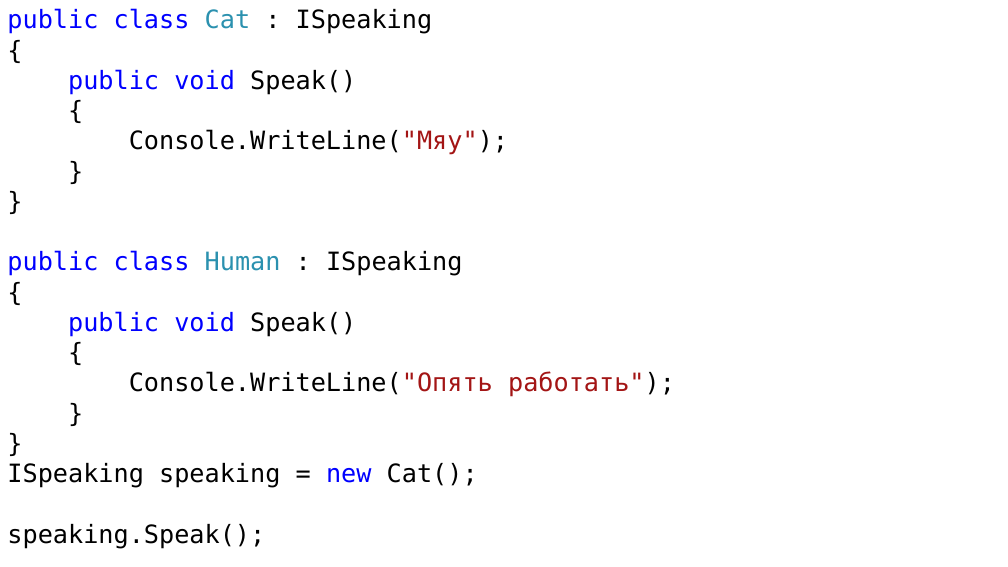
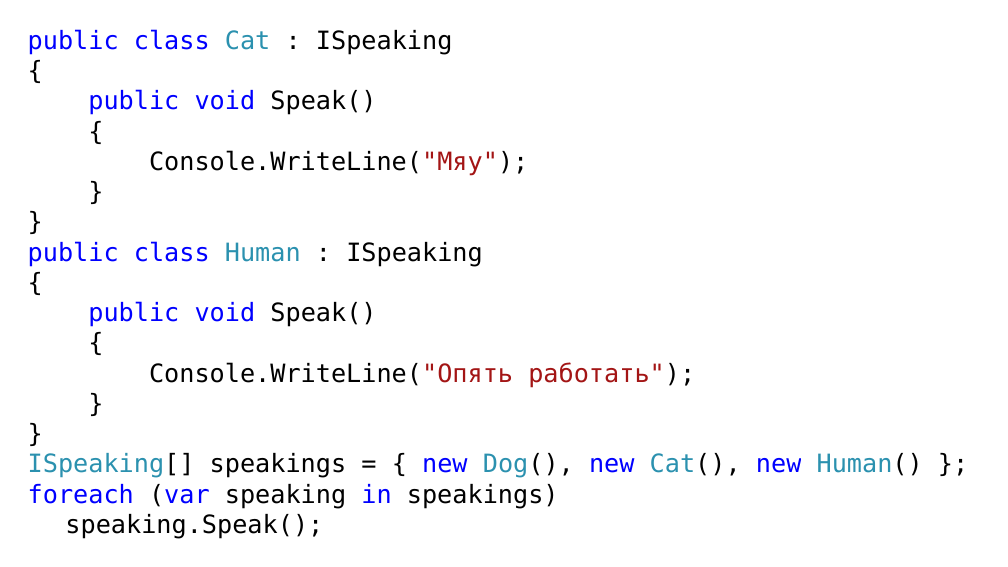
Before and after one commit to DaniilKlyukin/ITiP-2, a slide deck: slide 4 of Лекции/ИТиП 2 лек 4.pptx. Drawn at 1008x567 pixels with LibreOffice and Linux fonts; fonts in the diff are those of the drawing. Boxes give left, top, right and bottom in pixels: in the first picture for what was removed or moved away, otherwise in the second. Text is boxed around its words. In the diff, an @@ line names an element or a change of style, - is before the commit and + after.

Commit message:
update 3 and 4 lectures

```diff
--- a/Лекции/ИТиП 2 лек 4.pptx
+++ b/Лекции/ИТиП 2 лек 4.pptx
@@ text "public class Cat : ISpeaking": place and size @@
-text "public class Cat : ISpeaking" at <box>7,8,675,549</box>
+text "public class Cat : ISpeaking" at <box>28,29,923,539</box>
@@ text at <box>28,453,923,509</box>: text changed @@
-ISpeaking speaking = new Cat();
+ISpeaking[] speakings = { new Dog(), new Cat(), new Human() };
+foreach (var speaking in speakings)
@@ text at <box>65,514,323,539</box>: highlight none to #FFFFFF in "speaking.Speak();" @@
```
Also in this commit, not shown: 6 other slides changed, 20 slides added, 4 slides removed, 1 other file.
